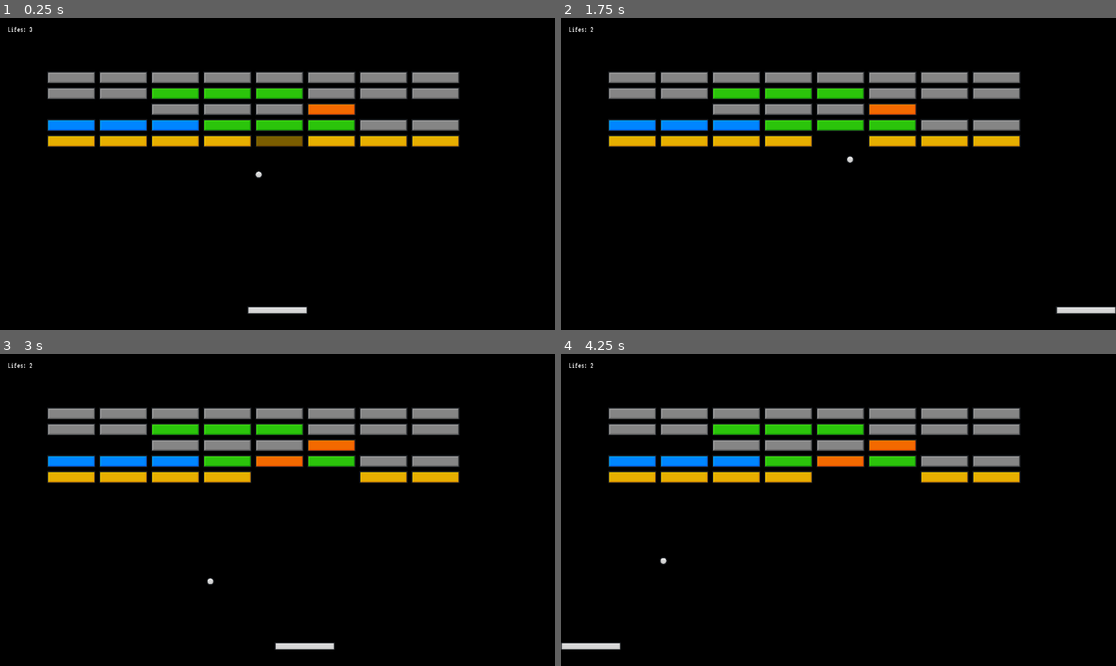
Above: before the commit, frames 1-4 (two rows, left to right).
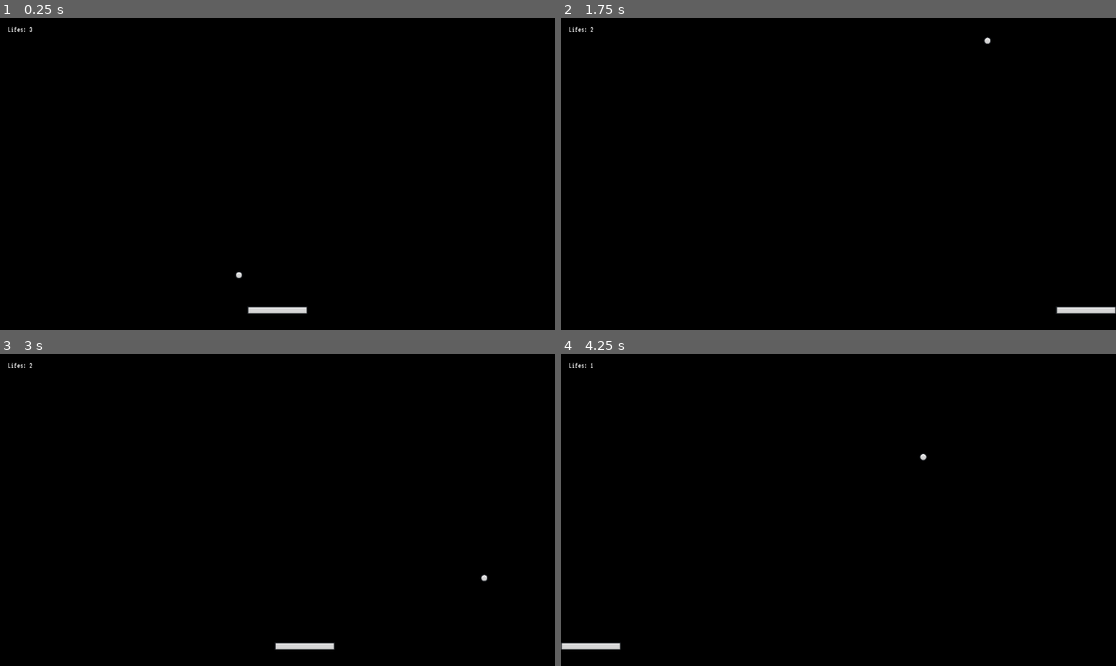
Above: after the commit, the same moments.

Repository: wojciech-bilicki/BrickBreaker
Game: Godot game, scene res://Scenes/main.tscn
Two runs of this game, one before a commit and one after it. Both use one fixed random seed, a clock stepped at 60 frames per second and the inputs below.
Inputs:
- Up to frame 1 (0.25 s): no input
- Up to frame 2 (1.75 s): hold D (right) from 0.53 s (still down)
- Up to frame 3 (3 s): release D (right) at 2.03 s; hold A (left) from 2.03 s (still down)
- Up to frame 4 (4.25 s): keep holding A (left)

The runs differ from the first frame. In frame 1, 12% of the frame differs, in the area x 8-83%, y 17-84%; in frame 2, 11%; in frame 3, 11%; in frame 4, 11%.
Error after the commit: Parse Error: Expected indented block after "if" block. (res://Scripts/brick_spawner.gd:71)

Commit message:
Ball collision algorithm

Diff:
--- a/Scenes/main.tscn
+++ b/Scenes/main.tscn
@@ -22,8 +22,8 @@
 [node name="UI" parent="." instance=ExtResource("7_pnxkw")]
 
 [node name="Ball" parent="." node_paths=PackedStringArray("death_zone", "ui") instance=ExtResource("2_4hy3g")]
+position = Vector2(0, 110)
 collision_mask = 14
-ball_speed = 15
 death_zone = NodePath("../DeathZone")
 ui = NodePath("../UI")
 
@@ -52,4 +52,4 @@
 position = Vector2(-250, -200)
 
 [node name="DeathZone" parent="." instance=ExtResource("6_p1d0j")]
-position = Vector2(-575, 321)
+position = Vector2(-575, 432)
--- a/Scripts/ball.gd
+++ b/Scripts/ball.gd
@@ -6,6 +6,8 @@
 @export var death_zone: DeathZone
 @export var ui: UI
 @export var lifes: int = 3
+
+@onready var collision_shape_2d = $CollisionShape2D
 
 var start_position: Vector2
 var last_collider_id
@@ -17,22 +19,34 @@
 	start_ball()
 
 func _physics_process(delta):
-	var collision = move_and_collide(velocity * ball_speed * delta)
+	var collision = move_and_collide(velocity * ball_speed * delta )
 
 	if(collision):
 		var collider = collision.get_collider()
-		var collider_id = collision.get_collider_id()
 		if collider is Brick:
-			if last_collider_id == collider.get_rid():
-				velocity = velocity.bounce(collision.get_normal())
-			else:
-				velocity = velocity.bounce(collision.get_normal())
-				last_collider_id = collider.get_rid()
 			collider.decrease_level()
+
+		if (collider is Brick or collider is Paddle):
+			ball_collision(collider)
+
+
+
 		else:
 			velocity = velocity.bounce(collision.get_normal())
 
+#		var collider_id = collision.get_collider_id()
+#		if collider is Brick:
+#			if last_collider_id == collider.get_rid():
+#				velocity = velocity.bounce(collision.get_normal())
+#			else:
+#				velocity = velocity.bounce(collision.get_normal())
+#				last_collider_id = collider.get_rid()
+#			collider.decrease_level()
+#		else:
+#
+
 func start_ball():
+	print_debug("START BALL")
 	position = start_position
 	randomize()
 
@@ -51,3 +65,34 @@
 	position = start_position
 	velocity = Vector2.ZERO
 	ui.game_over()
+
+func ball_collision(collider):
+
+	var ball_width = collision_shape_2d.shape.get_rect().size.x
+	var ball_center_x = position.x
+	var collider_width = collider.get_width()
+	var collider_center_x = collider.position.x
+
+	var velocity_xy = velocity.length()
+
+#	 // Calculate the position of the ball relative to the center of
+#	// the paddle, and express this as a number between -1 and +1.
+#	// (Note: collisions at the ends of the paddle may exceed this
+#	// range, but that is fine.)
+	var collision_x = (ball_center_x - collider_center_x) / (collider_width / 2)
+
+	var new_velocity = Vector2(0,0)
+
+#	   // Let the new X speed be proportional to the ball position on
+#	// the paddle.  Also make it relative to the original speed and
+#	// limit it by the influence factor defined above.
+	new_velocity.x = velocity_xy * collision_x
+
+
+# // Finally, based on the new X speed, calculate the new Y speed
+#    // such that the new overall speed is the same as the old.  This
+#    // is another application of the Pythagorean theorem.  The new
+#    // Y speed will always be nonzero as long as the X speed is less
+#    // than the original overall speed.
+	new_velocity.y = sqrt(velocity_xy*velocity_xy - new_velocity.x*new_velocity.x) * -1 if velocity.y > 0 else 1 * ball_speed
+	velocity = new_velocity
--- a/Scripts/brick.gd
+++ b/Scripts/brick.gd
@@ -1,6 +1,7 @@
 extends RigidBody2D
+class_name Brick
 
-class_name Brick
+signal brick_destroyed
 
 @export var level: int = 1
 
@@ -39,4 +40,12 @@
 func fade_out():
 	var tween = get_tree().create_tween()
 	tween.tween_property(sprite_2d, "modulate", Color.TRANSPARENT, .5)
-	tween.tween_callback(queue_free)
+	tween.tween_callback(destroy)
+
+func destroy():
+	if self != null:
+		queue_free()
+		brick_destroyed.emit()
+
+func get_width():
+	return get_size().x
--- a/Scripts/brick_spawner.gd
+++ b/Scripts/brick_spawner.gd
@@ -3,9 +3,12 @@
 const COLUMNS = 5
 const ROWS = 6
 
+
 @export var brick_scene: PackedScene
 @export var margin: Vector2 = Vector2(8, 8)
 @export var spawn_start: Marker2D
+
+var brick_count
 
 func _ready():
 	spawn_from_defintion()
@@ -32,7 +35,7 @@
 			brick.set_position(Vector2(x, y))
 
 func spawn_from_defintion():
-	var defintion = LevelDefinitions.level_2 if LevelDefinitions.current_level == 1 else LevelDefinitions.level_1
+	var defintion = LevelDefinitions.level_1 if LevelDefinitions.current_level == 1 else LevelDefinitions.level_2
 
 	var test_brick = brick_scene.instantiate() as Brick
 	add_child(test_brick)
@@ -43,12 +46,9 @@
 	var rows = defintion.size()
 	var columns = defintion[0].size()
 
-	print_debug(rows)
-	print_debug(columns)
-	var row_width = brick_size.x * columns + margin.x * (columns - 1)
-	print_debug(row_width)
-	var spawn_position = - row_width /2
+	var row_width = brick_size.x * columns  + margin.x * (columns - 1)
 
+	var spawn_position = -row_width /2 + brick_size.x /2
 
 	for j in rows:
 		for i in columns:
@@ -59,6 +59,13 @@
 			brick.scale *= 0.25
 			add_child(brick)
 			brick.set_level(defintion[j][i])
+			brick_count += 1
 			var x = spawn_position + i * (margin.x + brick.get_size().x * brick.scale.x)
 			var y = spawn_start.position.y + j * (margin.y + brick.get_size().y * brick.scale.y)
 			brick.set_position(Vector2(x, y))
+			brick.brick_destroyed.connect(on_brick_destroyed)
+
+func on_brick_destroyed():
+	brick_count -= 1
+
+	if brick_count == 0:
--- a/Scripts/paddle.gd
+++ b/Scripts/paddle.gd
@@ -1,5 +1,6 @@
 extends RigidBody2D
 
+class_name Paddle
 var direction = Vector2.ZERO
 
 @export var speed = 200
@@ -34,3 +35,6 @@
 		direction = Vector2.RIGHT
 	else:
 		direction = Vector2.ZERO
+
+func get_width():
+	return collision_shape_2d.shape.get_rect().size.x
